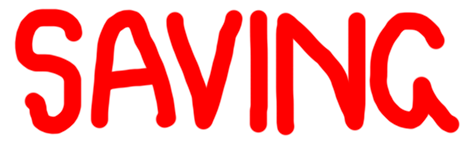
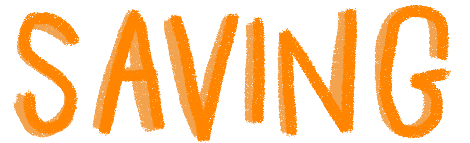
Layers edited between the first and the second 470 × 143 image:
added layer "Layer 3" above "Layer 2" over (18, 5, 451, 143)
added layer "Layer 2" above "Layer 1" over (13, 7, 442, 138)
hid "Layer 1" over (14, 8, 460, 136)
